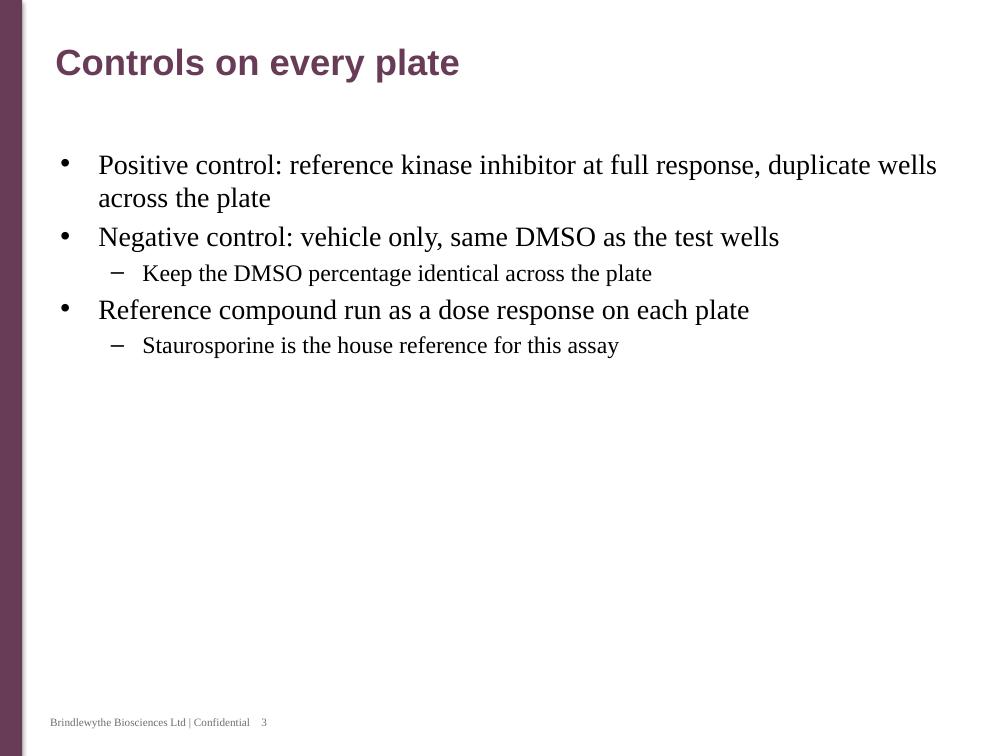
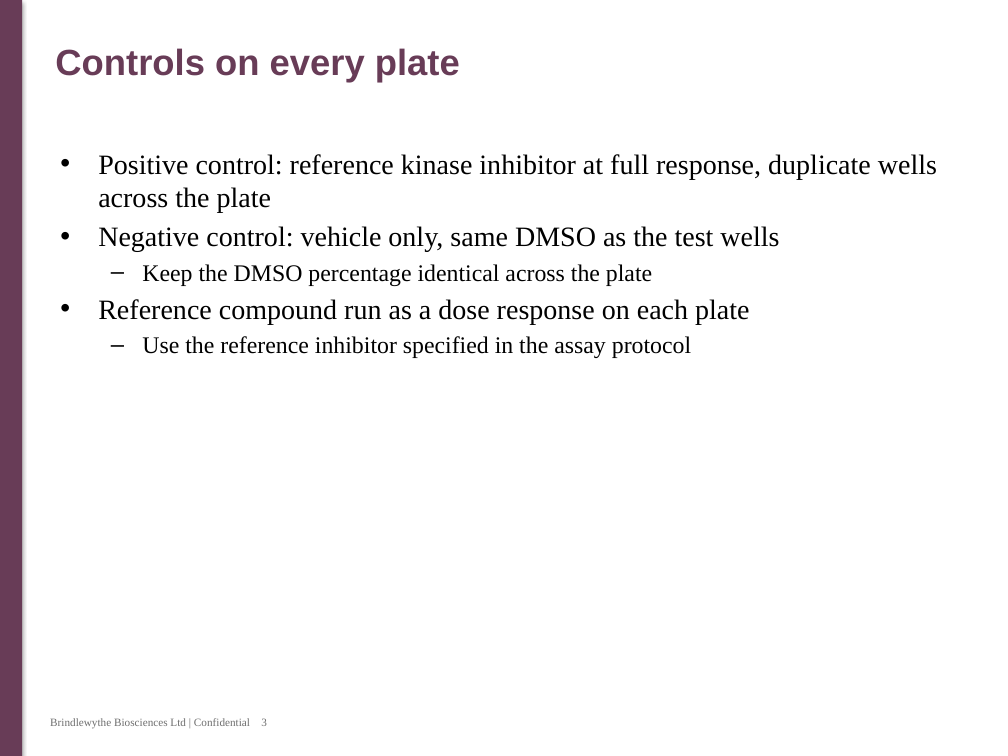
Before and after one commit to 60xAI/portco-mock-dataset, a slide deck: slide 3 of output/archive/Archive/Users/mellerscombe_old_laptop/Training/Plate_acceptance/Plate_acceptance_training_v2.pptx. Drawn at 1008x756 pixels with LibreOffice and Linux fonts; fonts in the diff are those of the drawing. Boxes give left, top, right and bottom in pixels: in the first picture for what was removed or moved away, otherwise in the second. Text is boxed around its words. In the diff, an @@ line names an element or a change of style, - is before the commit and + after.

```diff
--- a/output/archive/Archive/Users/mellerscombe_old_laptop/Training/Plate_acceptance/Plate_acceptance_training_v2.pptx
+++ b/output/archive/Archive/Users/mellerscombe_old_laptop/Training/Plate_acceptance/Plate_acceptance_training_v2.pptx
@@ text at [142,336,691,358]: text changed @@
-  – Staurosporine is the house reference for this assay
+  – Use the reference inhibitor specified in the assay protocol
```
Also in this commit, not shown: 4 other slides changed, 1 other file.
